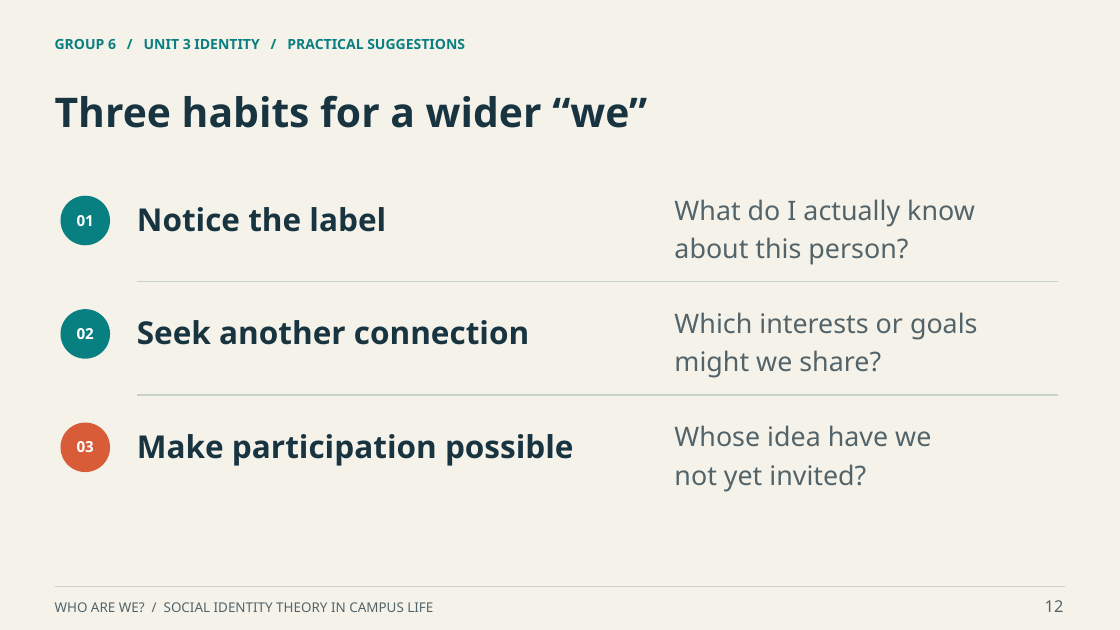
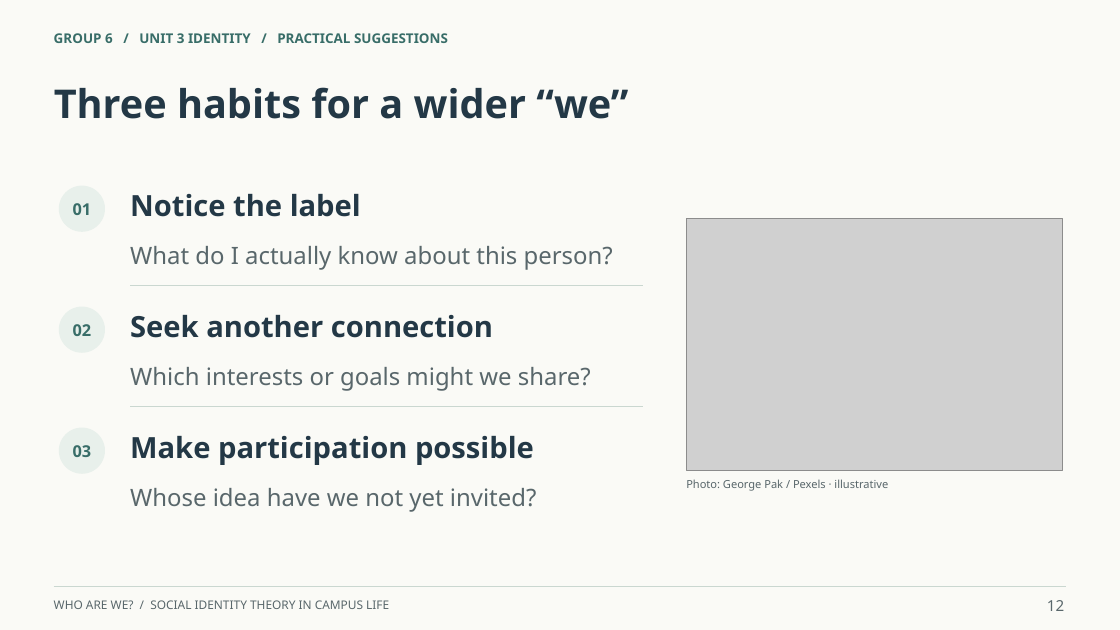
Before and after one commit to ngo769874-max/helloworld, a slide deck: slide 12 of work/deliverables/第6组_学术英语展示_Who_Are_We.pptx. Drawn at 1120x630 pixels with LibreOffice and Linux fonts; fonts in the diff are those of the drawing; grey boxes stand for pictures. Boxes give left, top, right and bottom in pixels: in the first picture for what was removed or moved away, otherwise in the second. Text is boxed around its words. In the diff, an @@ line names an element or a change of style, - is before the commit and + after.

Commit message:
Add real campus photography and unify presentation with light backgrounds

```diff
--- a/work/deliverables/第6组_学术英语展示_Who_Are_We.pptx
+++ b/work/deliverables/第6组_学术英语展示_Who_Are_We.pptx
@@ background #F5F2E9 to #FAFAF6 @@
@@ text "GROUP 6 / UNIT 3 ..." at (x1=54, y1=33, x2=448, y2=43): size 12 to 11.5 pt, text colour #087F80 to #386D68 @@
@@ text "Three habits for a wider ..." moved from (x1=55, y1=95, x2=647, y2=128) to (x1=54, y1=87, x2=628, y2=119) @@
@@ text "Three habits for a wider ..." at (x1=54, y1=87, x2=628, y2=119): size 35 to 34 pt, text colour #183440 to #233846 @@
@@ size 13 to 14 pt, text colour #FFFFFF to #386D68 in 3 elements at (x1=73, y1=324, x2=92, y2=336), (x1=73, y1=445, x2=92, y2=457), (x1=73, y1=203, x2=92, y2=215) @@
@@ text "01" moved from (x1=77, y1=215, x2=94, y2=226) to (x1=73, y1=203, x2=92, y2=215) @@
@@ ellipse at (x1=59, y1=186, x2=105, y2=232): fill #087F80 to #E8F0EB @@
@@ ellipse resized from (x1=60, y1=196, x2=110, y2=245) to (x1=59, y1=186, x2=105, y2=232) @@
@@ size 27 to 25 pt, text colour #183440 to #233846 in 3 elements at (x1=130, y1=436, x2=534, y2=465), (x1=130, y1=315, x2=493, y2=338), (x1=130, y1=194, x2=361, y2=217) @@
@@ text "Notice the label" moved from (x1=137, y1=207, x2=386, y2=232) to (x1=130, y1=194, x2=361, y2=217) @@
@@ picture added at (x1=686, y1=218, x2=1063, y2=471) @@
@@ text at (x1=130, y1=246, x2=613, y2=270): text changed; size 23 to 20.5 pt; text colour #52646A to #59676B @@
-What do I actually know
-about this person?
+What do I actually know about this person?
@@ line moved from (137, 281) - (1059, 281) to (130, 286) - (643, 286) @@
@@ line (130, 286) - (643, 286): stroke #C8D3CE 1.3 pt to #CAD7D0 1 pt @@
@@ ellipse resized from (x1=60, y1=309, x2=110, y2=359) to (x1=59, y1=307, x2=105, y2=353) @@
@@ ellipse at (x1=59, y1=307, x2=105, y2=353): fill #087F80 to #E8F0EB @@
@@ text "Seek another connection" moved from (x1=137, y1=320, x2=529, y2=345) to (x1=130, y1=315, x2=493, y2=338) @@
@@ text at (x1=130, y1=367, x2=591, y2=391): text changed; size 23 to 20.5 pt; text colour #52646A to #59676B @@
-Which interests or goals
-might we share?
+Which interests or goals might we share?
@@ line moved from (137, 395) - (1059, 395) to (130, 407) - (643, 407) @@
@@ line (130, 407) - (643, 407): stroke #C8D3CE 1.3 pt to #CAD7D0 1 pt @@
@@ ellipse resized from (x1=60, y1=423, x2=110, y2=472) to (x1=59, y1=428, x2=105, y2=474) @@
@@ ellipse at (x1=59, y1=428, x2=105, y2=474): fill #D85C38 to #E8F0EB @@
@@ text "Make participation possible" moved from (x1=137, y1=434, x2=574, y2=466) to (x1=130, y1=436, x2=534, y2=465) @@
@@ text added at (x1=686, y1=479, x2=888, y2=491), 9.5 pt, text #59676B @@
+Photo: George Pak / Pexels · illustrative
@@ text at (x1=130, y1=488, x2=536, y2=512): text changed; size 23 to 20.5 pt; text colour #52646A to #59676B @@
-Whose idea have we
-not yet invited?
+Whose idea have we not yet invited?
@@ text "WHO ARE WE? / SOCIAL ..." at (x1=54, y1=600, x2=389, y2=609): size 11.5 to 10.2 pt, text colour #52646A to #59676B @@
@@ text "12" at (x1=1047, y1=600, x2=1064, y2=611): size 14 to 13 pt, text colour #52646A to #59676B @@
```
Also in this commit, not shown: 15 other slides changed, 2 other files.
